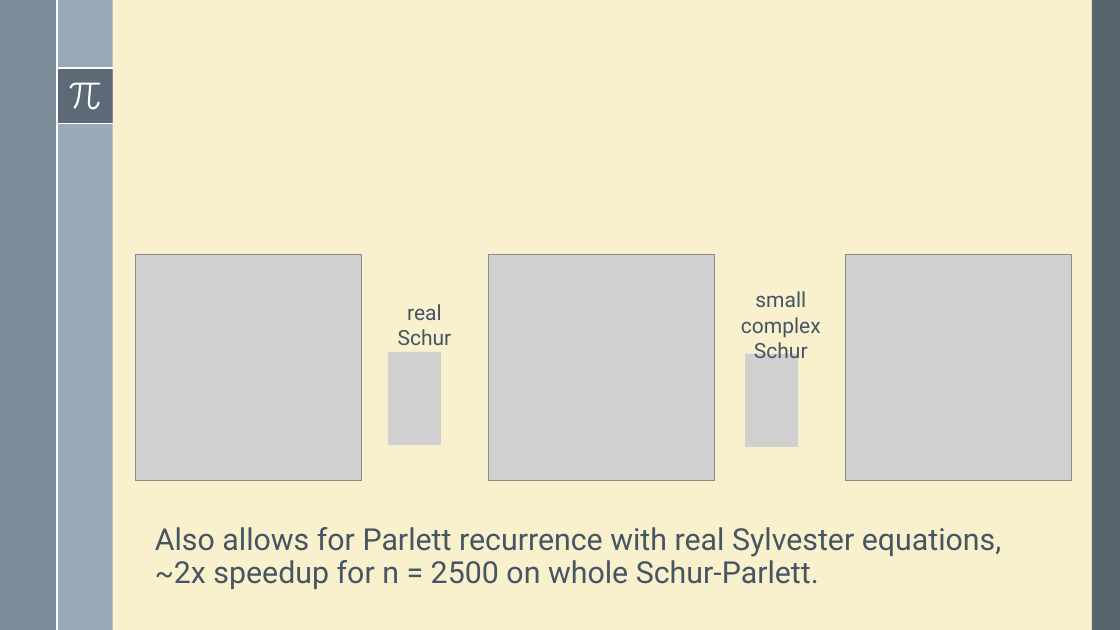
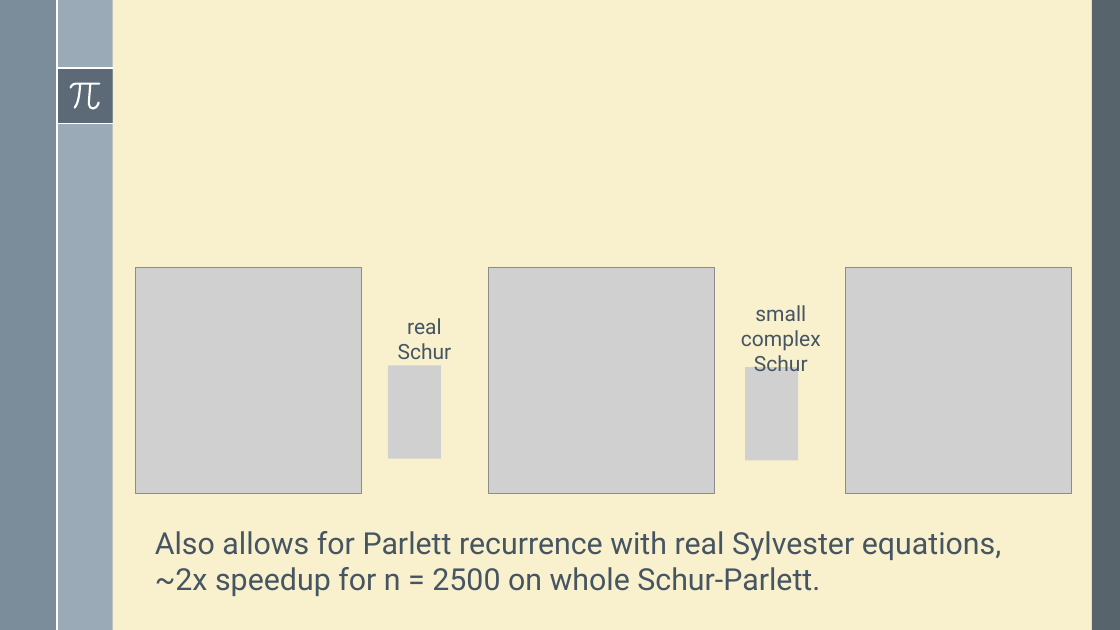
Before and after one commit to robzan8/MatFun.jl, a slide deck: slide 9 of docs/slides pd2ggaln/MatFun.pptx (slide 8 before the commit). Drawn at 1120x630 pixels with LibreOffice and Linux fonts; fonts in the diff are those of the drawing; grey boxes stand for pictures. Boxes give left, top, right and bottom in pixels: in the first picture for what was removed or moved away, otherwise in the second. Text is boxed around its words. In the diff, an @@ line names an element or a change of style, - is before the commit and + after.

```diff
--- a/docs/slides pd2ggaln/MatFun.pptx
+++ b/docs/slides pd2ggaln/MatFun.pptx
@@ 5 pictures, 2 texts: place and size @@
-5 pictures, 2 texts at [135,254,1072,480]
+5 pictures, 2 texts at [135,268,1072,494]
@@ text "Also allows for Parlett recurrence ..." at [155,531,1002,596]: size 24 to 26 pt in "~2x"; line spacing 0.9 to 1 @@
```
Also in this commit, not shown: 10 other slides changed, 6 slides added, 1 slide removed, 4 other files.
